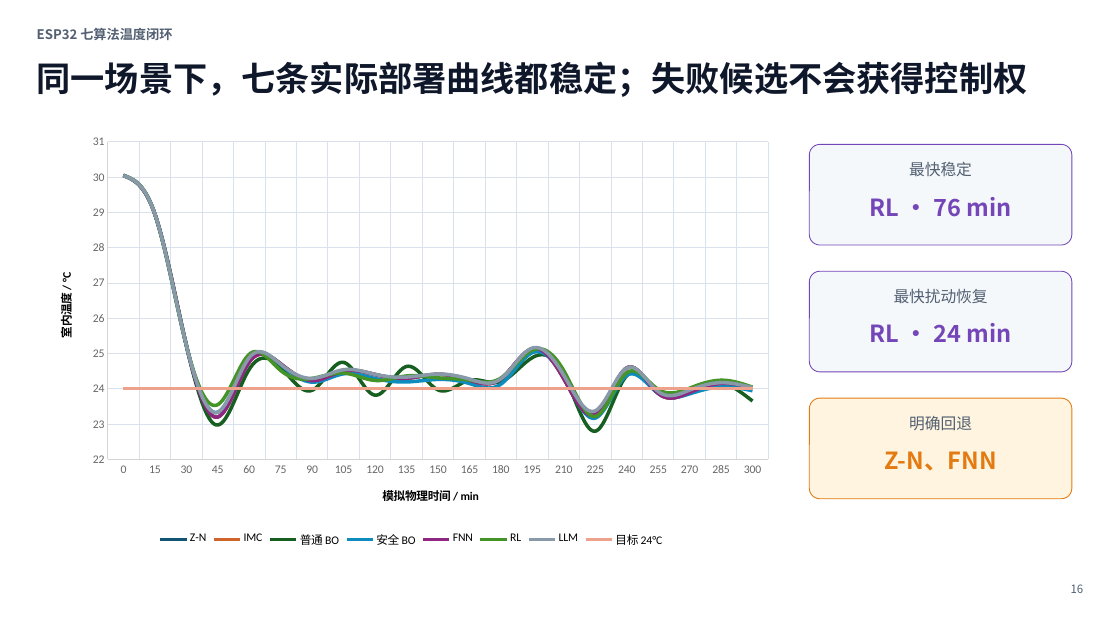
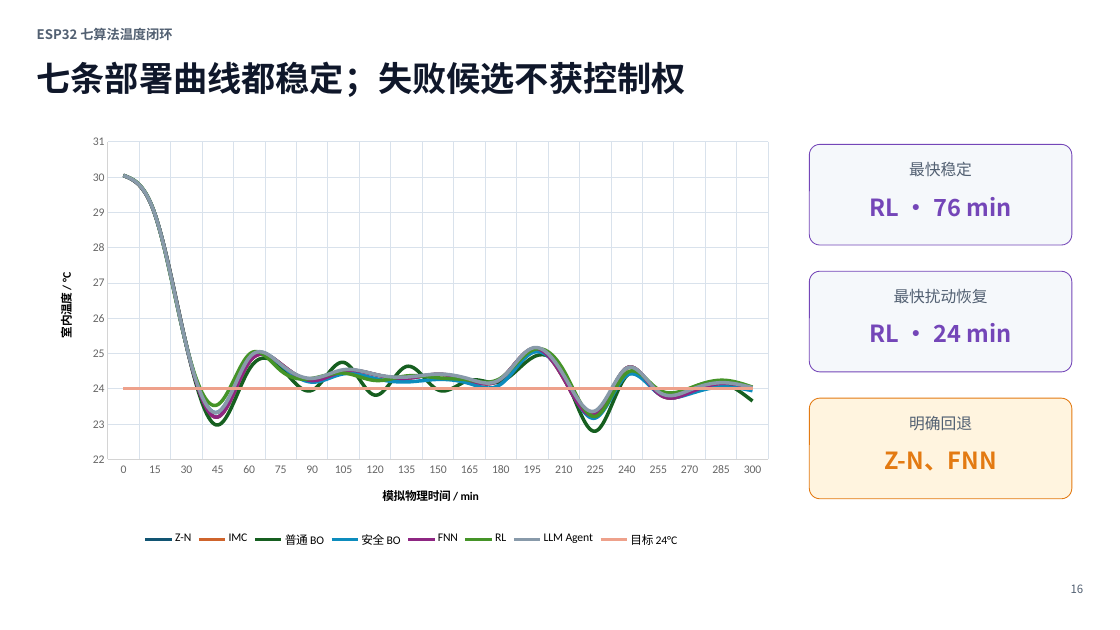
Before and after one commit to HlinForest/hvac-ai-pid-demo, a slide deck: slide 16 of outputs_embedded_demo/ESP32_七算法温度闭环_零基础教学.pptx. Drawn at 1120x630 pixels with LibreOffice and Linux fonts; fonts in the diff are those of the drawing. Boxes give left, top, right and bottom in pixels: in the first picture for what was removed or moved away, otherwise in the second. Text is boxed around its words. In the diff, an @@ line names an element or a change of style, - is before the commit and + after.

Commit message:
feat: add tool-using LLM agent auto-tuner

```diff
--- a/outputs_embedded_demo/ESP32_七算法温度闭环_零基础教学.pptx
+++ b/outputs_embedded_demo/ESP32_七算法温度闭环_零基础教学.pptx
@@ text at (37,61,686,97): text changed @@
-同一场景下，七条实际部署曲线都稳定；失败候选不会获得控制权
+七条部署曲线都稳定；失败候选不获控制权
@@ line chart at (39,127,783,551) @@
-LLM: 30, 29, 25.2, 23.3, 24.9, 24.7, 24.3, 24.5, 24.4, 24.3, 24.4, 24.3, 24.3, 25.2, 24.4, 23.4, 24.6, 23.9, 24, 24.2, 24
+LLM Agent: 30, 29, 25.2, 23.3, 24.9, 24.7, 24.3, 24.5, 24.4, 24.3, 24.4, 24.3, 24.3, 25.2, 24.4, 23.4, 24.6, 23.9, 24, 24.2, 24
```
Also in this commit, not shown: 19 other slides changed, 24 other files.
